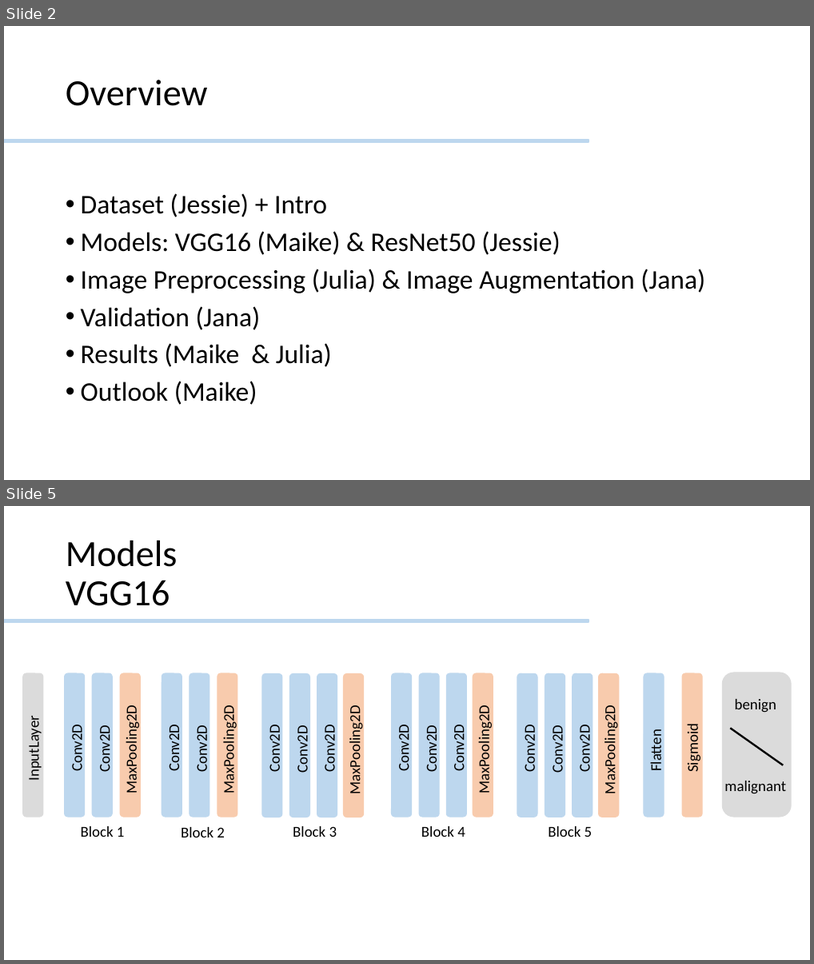
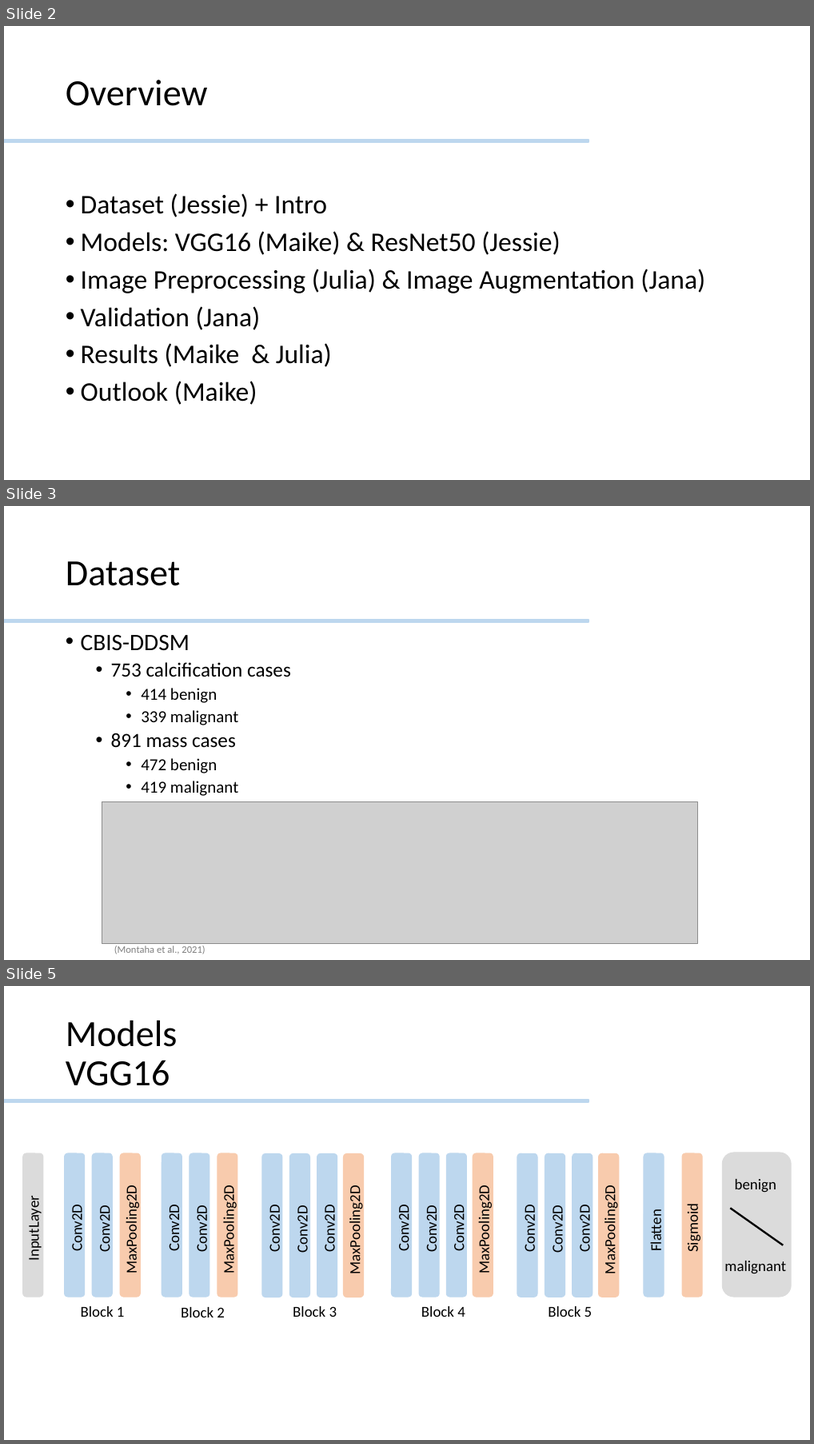
Before and after one commit to JessieMidgley/Seq-Bio-Project, a slide deck: GroupProject_finalPresentation.pptx. Shown one above the other, each under a label of ours: slides 2 and 5 before the commit, slides 2, 3 and 5 after it; the slides between them are not shown. The pictures are 814x964 and 814x1444 pixels, drawn with LibreOffice and Linux fonts; fonts in the diff are those of the drawing; grey boxes stand for pictures. Boxes give left, top, right and bottom in pixels: in the first picture for what was removed or moved away, otherwise in the second. Text is boxed around its words. In the diff, an @@ line names an element or a change of style, - is before the commit and + after.

Commit message:
add dataset & ResNet

```diff
--- a/GroupProject_finalPresentation.pptx
+++ b/GroupProject_finalPresentation.pptx
@@ slide 3 added at [4, 506, 810, 960], background #FFFFFF @@
@@ title added at [66, 561, 180, 586], 44 pt, text #000000 @@
+Dataset
@@ rounded rectangle added at [4, 619, 589, 622], fill #BDD7EE, outline #BDD7EE 1 pt @@
@@ text added at [81, 635, 291, 796], 20 pt, text #000000 @@
+• CBIS-DDSM
+  • 753 calcification cases
+    • 414 benign
+    • 339 malignant
+  • 891 mass cases
+    • 472 benign
+    • 419 malignant
@@ picture added at [102, 801, 698, 943] @@
@@ text added at [114, 945, 205, 954], 12 pt, text #808080 @@
+(Montaha et al., 2021)
```
Also in this commit, not shown: 1 slide changed, 1 other slide added, 2 slides removed.
